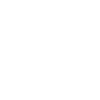
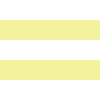
Layer changes from the first 100x100 image to the second:
painted on "Layer" over [0,20,100,80]
